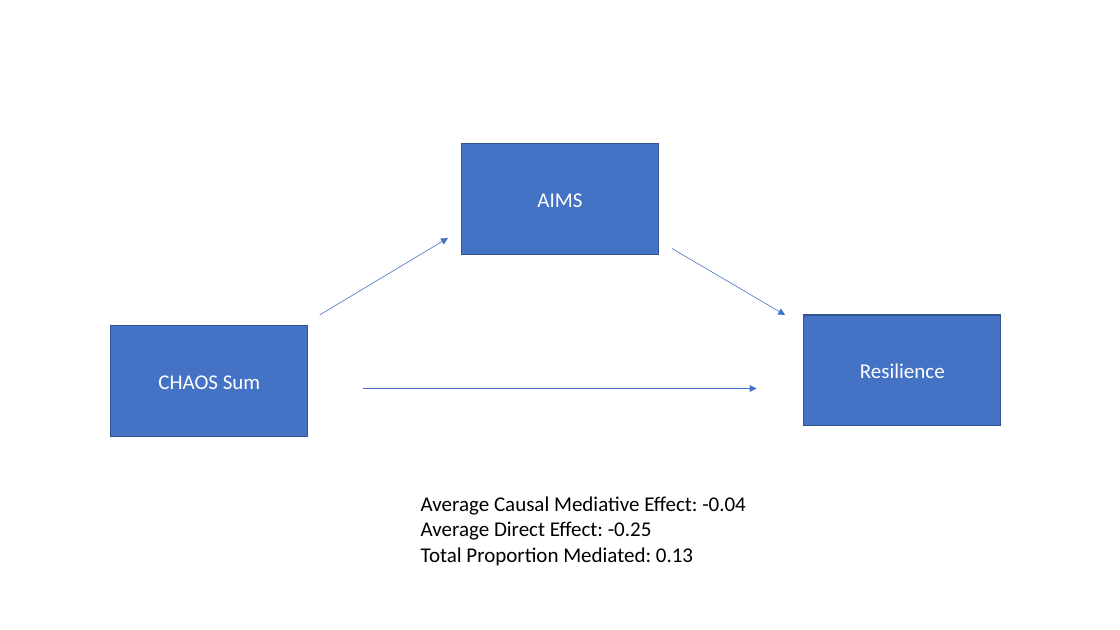
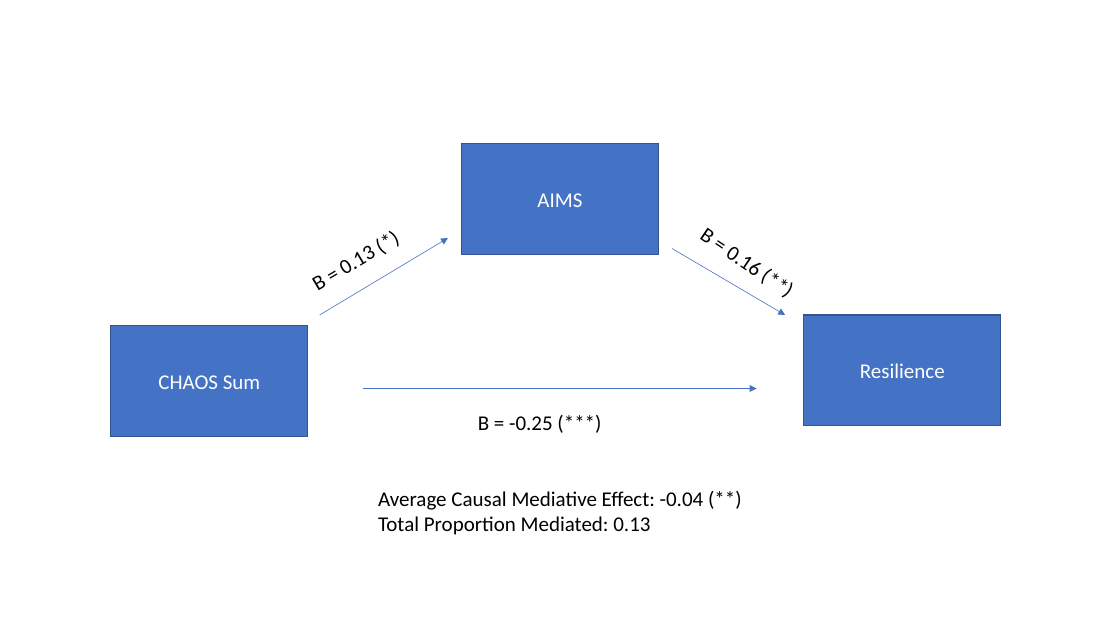
Before and after one commit to njk2136/TEAM, a slide deck: slide 1 of figures/usage_mediationfigures.pptx. Drawn at 1120x630 pixels with LibreOffice and Linux fonts; fonts in the diff are those of the drawing. Boxes give left, top, right and bottom in pixels: in the first picture for what was removed or moved away, otherwise in the second. Text is boxed around its words. In the diff, an @@ line names an element or a change of style, - is before the commit and + after.

```diff
--- a/figures/usage_mediationfigures.pptx
+++ b/figures/usage_mediationfigures.pptx
@@ text added at (699, 228, 734, 260), 18 pt, text #000000 @@
+B = 0.16 (**)
@@ text added at (318, 260, 354, 290), 18 pt, text #000000 @@
+B = 0.13 (*)
@@ text added at (478, 416, 553, 430), 18 pt, text #000000 @@
+B = -0.25 (***)
@@ text "Average Causal Mediative Effect: -0.04 ...": place and size @@
-text "Average Causal Mediative Effect: -0.04 ..." at (421, 496, 746, 566)
+text "Average Causal Mediative Effect: -0.04 ..." at (378, 491, 704, 535)
@@ text at (378, 491, 704, 510): text changed @@
-Average Causal Mediative Effect: -0.04
-Average Direct Effect: -0.25
+Average Causal Mediative Effect: -0.04 (**)
```
Also in this commit, not shown: 1 slide removed, 3 other files.
